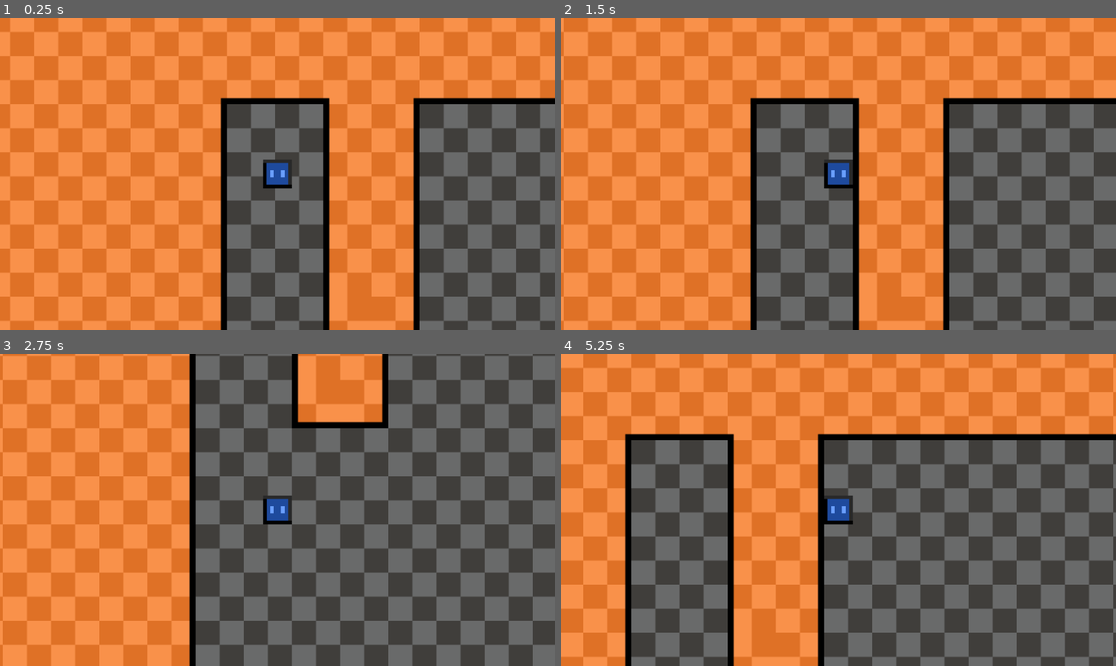
Above: before the commit, frames 1-4 (two rows, left to right).
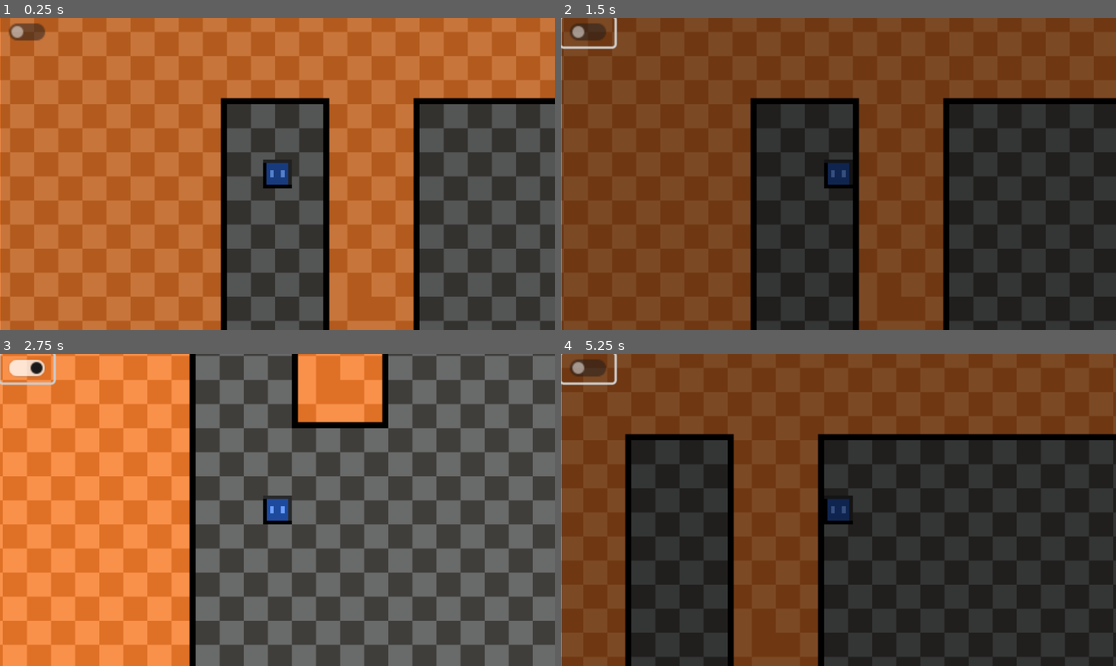
Above: after the commit, the same moments.

Repository: TheFarawayDev/Pixelgeist
Game: Godot game, scene res://Scenes/test-map.tscn
Same seed, same stepped clock (60 frames per second), same inputs: the game is played once before the commit and once after it.
Inputs (mouse positions are in pixels of both pictures, inside the frame that each line leads up to):
- Up to frame 1 (0.25 s): no input
- Up to frame 2 (1.5 s): click (588, 30) at 0.52 s; tap Enter at 1.25 s; hold Right (right) from 1.28 s (still down)
- Up to frame 3 (2.75 s): tap Space at 2 s; release Right (right) at 2.03 s; hold S (down) from 2.03 s (still down)
- Up to frame 4 (5.25 s): release S (down) at 2.78 s; hold Right (right) 2.78-3.53 s; hold Up (up) 3.53-4.28 s; hold Left (left) from 4.28 s (still down); tap Enter at 5 s

The runs differ from the first frame. In frame 1, 67% of the frame differs, in the area x 0-100%, y 0-100%; in frame 2, 97%; in frame 3, 0.5%; in frame 4, 96%.

Commit message:
Lights Camera Action

Diff:
--- a/pixelgeist/Scenes/Characters/character.tscn
+++ b/pixelgeist/Scenes/Characters/character.tscn
@@ -19,3 +19,17 @@
 
 [node name="Camera2D" type="Camera2D" parent="."]
 zoom = Vector2(2.5, 2.5)
+
+[node name="lighting" type="ColorRect" parent="Camera2D"]
+offset_left = -230.0
+offset_top = -130.0
+offset_right = 231.0
+offset_bottom = 131.0
+color = Color(0, 0, 0, 0.19607843)
+
+[node name="CheckButton" type="CheckButton" parent="Camera2D/lighting"]
+layout_mode = 0
+offset_right = 44.0
+offset_bottom = 24.0
+
+[connection signal="toggled" from="Camera2D/lighting/CheckButton" to="." method="_on_check_button_toggled"]
--- a/pixelgeist/Scripts/character.gd
+++ b/pixelgeist/Scripts/character.gd
@@ -1,4 +1,5 @@
 #TheFarawayDev Was Somewhere!
+#no he wasn't
 
 extends CharacterBody2D
 
@@ -12,4 +13,12 @@
 	else:
 		velocity = Vector2.ZERO
 
+
 	move_and_slide()
+
+
+func _on_check_button_toggled(toggled_on: bool) -> void:
+	if toggled_on == true:
+		$Camera2D/lighting.color.a = 0
+	else:
+		$Camera2D/lighting.color.a = .5
